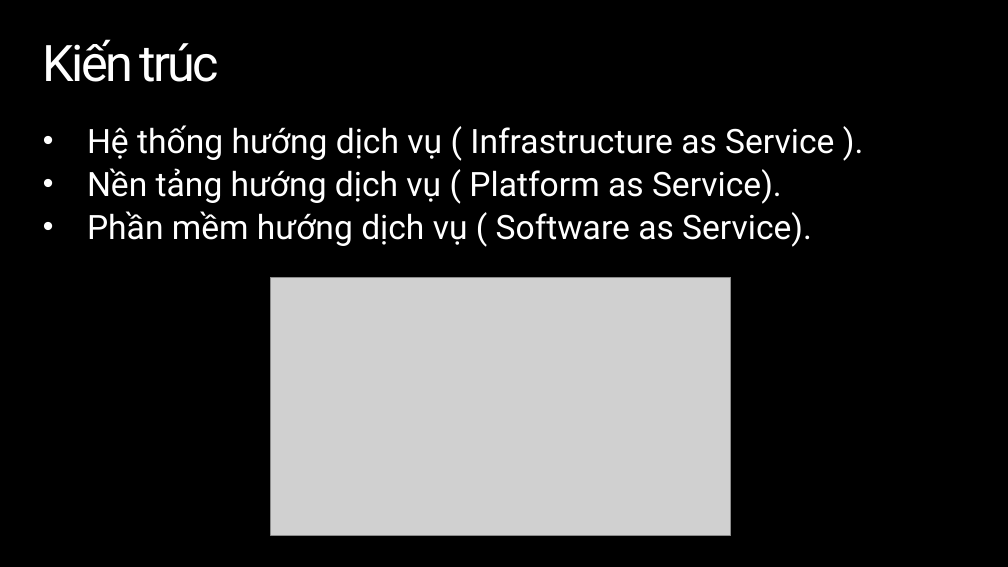
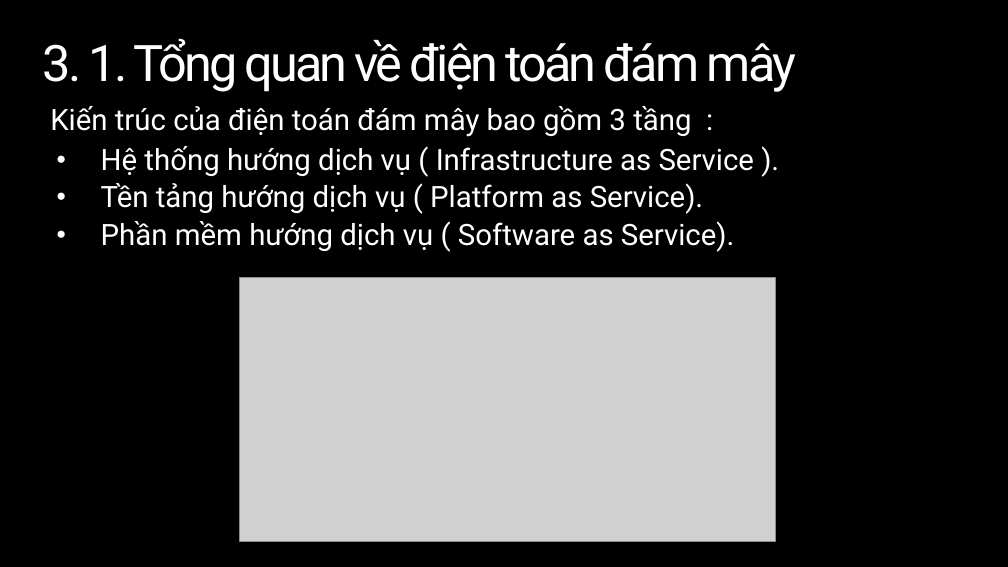
Before and after one commit to tiendv/contactbook, a slide deck: slide 7 of Project_Management/Báo cáo khóa luận/Presentation.pptx. Drawn at 1008x567 pixels with LibreOffice and Linux fonts; fonts in the diff are those of the drawing; grey boxes stand for pictures; background and template pictures are left out. Boxes give left, top, right and bottom in pixels: in the first picture for what was removed or moved away, otherwise in the second. Text is boxed around its words. In the diff, an @@ line names an element or a change of style, - is before the commit and + after.

```diff
--- a/Project_Management/Báo cáo khóa luận/Presentation.pptx
+++ b/Project_Management/Báo cáo khóa luận/Presentation.pptx
@@ title at (43,38,796,92): text changed @@
-Kiến trúc
+3. 1. Tổng quan về điện toán đám mây
@@ text added at (50,106,691,137), 28 pt, text #FFFFFF @@
+Kiến trúc của điện toán đám mây bao gồm 3 tầng :
@@ text "Hệ thống hướng dịch vụ ...": place and size @@
-text "Hệ thống hướng dịch vụ ..." at (87,125,834,247)
+text "Hệ thống hướng dịch vụ ..." at (101,146,755,252)
@@ text at (101,146,755,252): size 32 to 28 pt in "Hệ thống hướng dịch vụ ( Infrastructure ...", "Phần mềm hướng dịch vụ ( Software ..." @@
@@ text at (101,183,703,214): text changed; size 32 to 28 pt @@
-• Nền tảng hướng dịch vụ ( Platform as Service).
+• Tền tảng hướng dịch vụ ( Platform as Service).
@@ picture: place and size @@
-picture at (271,278,730,536)
+picture at (239,278,775,542)
```
Also in this commit, not shown: 8 other slides changed, 10 slides added, 5 slides removed.
